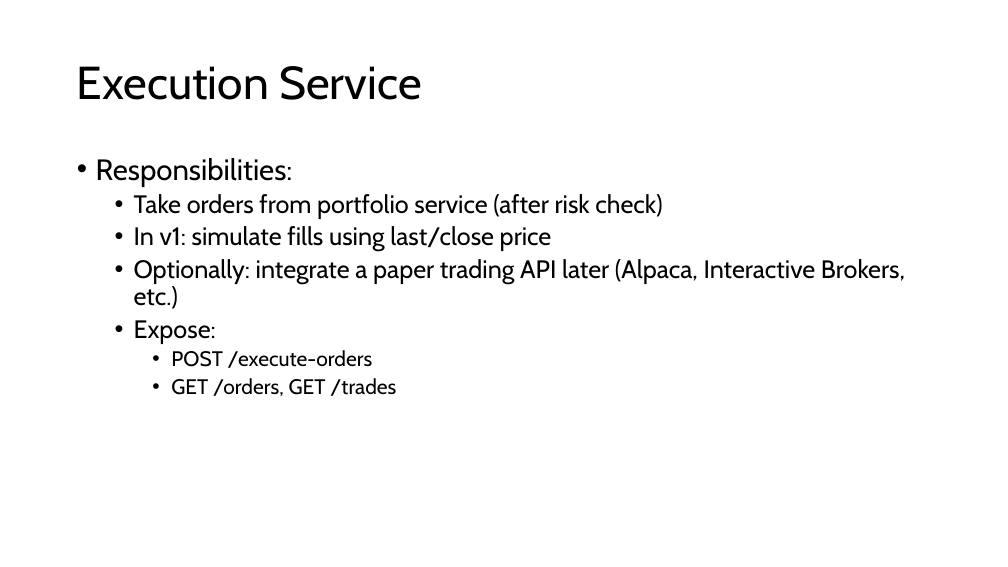
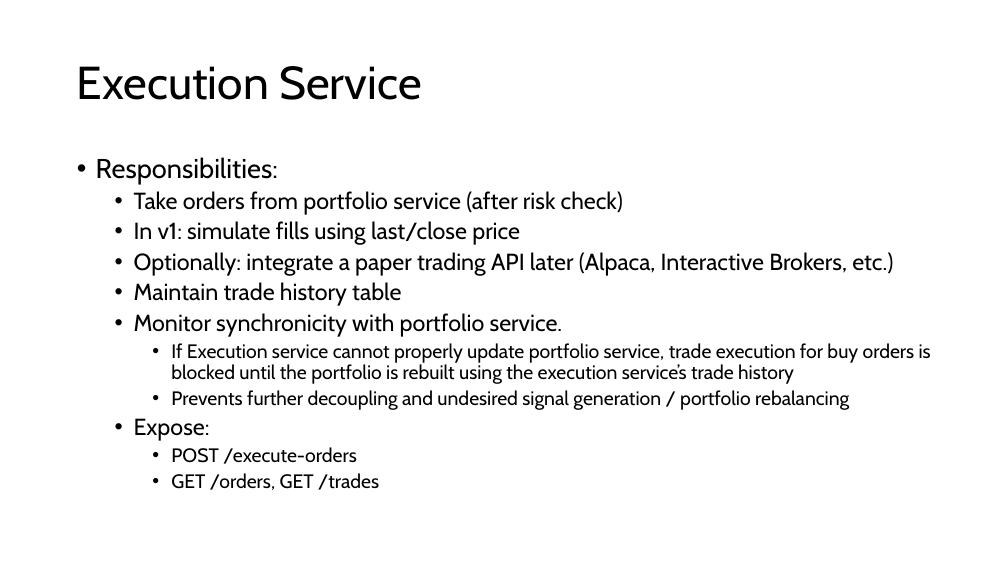
Before and after one commit to stevenOden/quant_management_platform, a slide deck: slide 12 of 00_system_architecture/quant_management_platform_architecture.pptx (slide 9 before the commit). Drawn at 1008x567 pixels with LibreOffice and Linux fonts; fonts in the diff are those of the drawing. Boxes give left, top, right and bottom in pixels: in the first picture for what was removed or moved away, otherwise in the second. Text is boxed around its words. In the diff, an @@ line names an element or a change of style, - is before the commit and + after.

```diff
--- a/00_system_architecture/quant_management_platform_architecture.pptx
+++ b/00_system_architecture/quant_management_platform_architecture.pptx
@@ text at [96, 157, 893, 490]: size 28 to 25.9 pt in "Responsibilities:"; size 24 to 22.2 pt in "Take orders from portfolio service (after risk ...", "In v1: simulate fills using last/close price", "Optionally: integrate a paper trading API later ...", "Expose:"; size 20 to 18.5 pt in "POST /execute-orders", "GET /orders, GET /trades" @@
@@ text at [134, 282, 931, 410]: paragraphs added @@
+  • Maintain trade history table
+  • Monitor synchronicity with portfolio service.
+    • If Execution service cannot properly update portfolio service, trade execution for buy orders is blocked until the portfolio is rebuilt using the execution service’s trade history
+    • Prevents further decoupling and undesired signal generation / portfolio rebalancing
```
Also in this commit, not shown: 7 other slides changed, 3 slides added, 43 other files.
